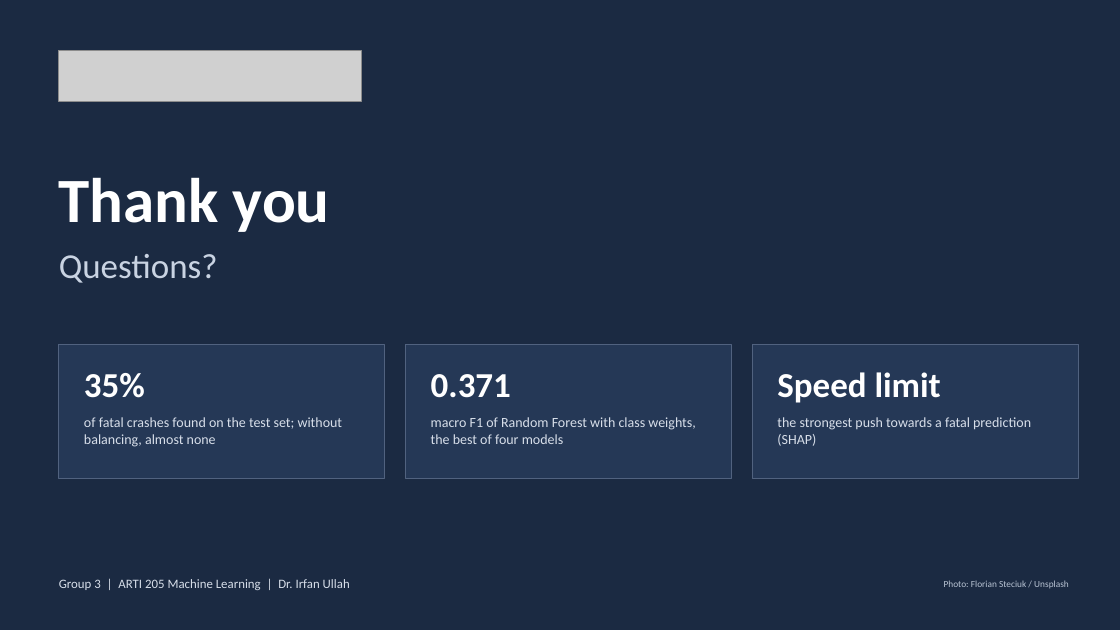
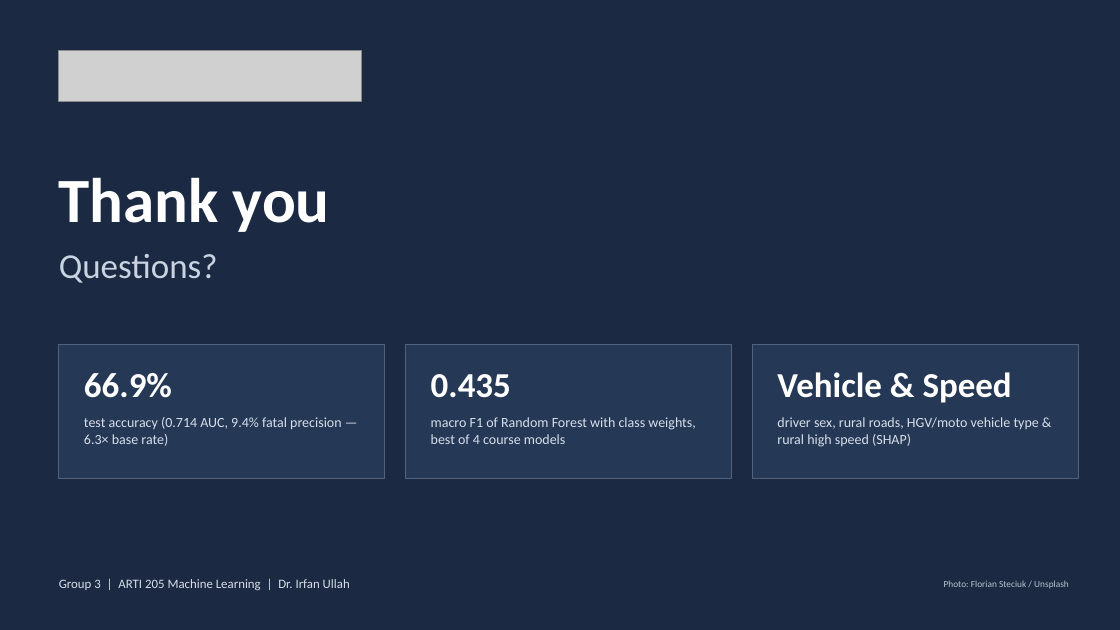
Before and after one commit to Ahmad-AlModhayan/arti205-road-accident-severity, a slide deck: slide 17 of Presentation/ARTI 205 - Group 3 - Project Presentation IAU.pptx. Drawn at 1120x630 pixels with LibreOffice and Linux fonts; fonts in the diff are those of the drawing; grey boxes stand for pictures; background and template pictures are left out. Boxes give left, top, right and bottom in pixels: in the first picture for what was removed or moved away, otherwise in the second. Text is boxed around its words. In the diff, an @@ line names an element or a change of style, - is before the commit and + after.

Commit message:
Rebuild with DfT 2024 vehicles, engineered features, course models, predict CLI, and presentation scripts

```diff
--- a/Presentation/ARTI 205 - Group 3 - Project Presentation IAU.pptx
+++ b/Presentation/ARTI 205 - Group 3 - Project Presentation IAU.pptx
@@ text at (84,373,172,398): text changed @@
-35%
+66.9%
@@ text at (431,374,511,398): text changed @@
-0.371
+0.435
@@ text at (777,372,1012,403): text changed @@
-Speed limit
+Vehicle & Speed
@@ text at (84,417,341,446): text changed @@
-of fatal crashes found on the test set; without balancing, almost none
+test accuracy (0.714 AUC, 9.4% fatal precision — 6.3× base rate)
@@ text at (431,417,695,444): text changed @@
-macro F1 of Random Forest with class weights, the best of four models
+macro F1 of Random Forest with class weights, best of 4 course models
@@ text at (777,417,1039,447): text changed @@
-the strongest push towards a fatal prediction (SHAP)
+driver sex, rural roads, HGV/moto vehicle type & rural high speed (SHAP)
```
Also in this commit, not shown: 8 other slides changed, 42 other files.
